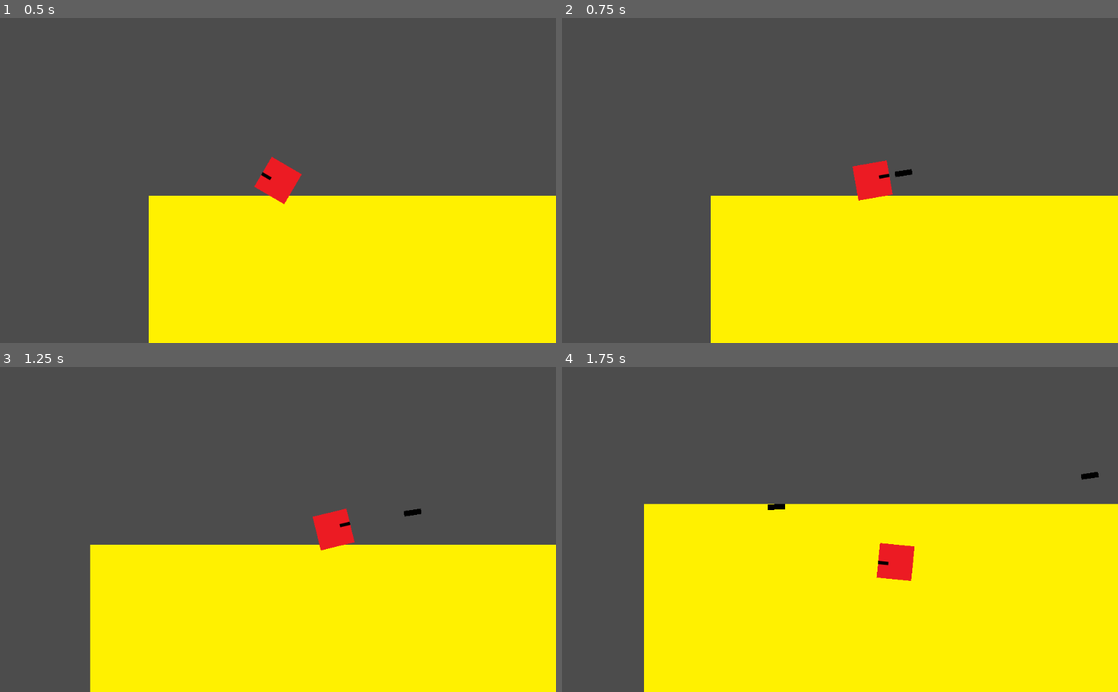
Above: before the commit, frames 1-4 (two rows, left to right).
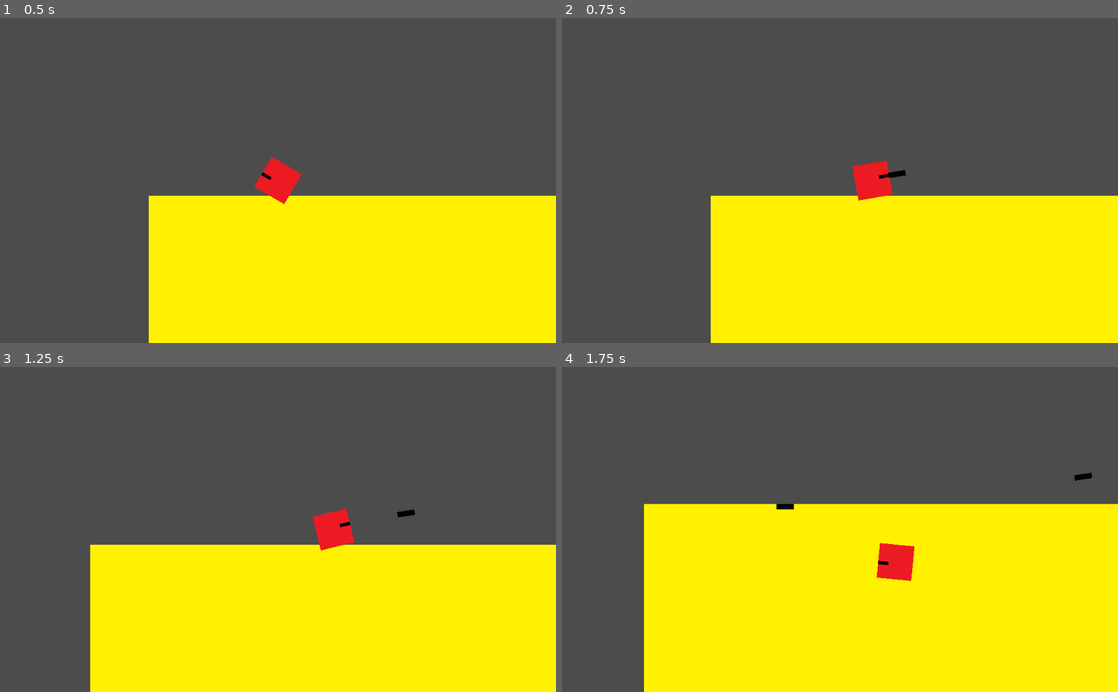
Above: after the commit, the same moments.

Repository: devmcclu/Project-FreeGUN
Game: Godot game, scene res://Main.tscn
Two runs of this game, one before a commit and one after it. Both use one fixed random seed, a clock stepped at 60 frames per second and the inputs below.
Inputs (mouse positions are in pixels of both pictures, inside the frame that each line leads up to):
- Up to frame 1 (0.5 s): no input
- Up to frame 2 (0.75 s): tap Enter at 0.5 s; move the mouse to (962, 164) at 0.52 s; hold D (player_move_right) from 0.53 s (still down); click (962, 164) at 0.6 s
- Up to frame 3 (1.25 s): keep holding D (player_move_right)
- Up to frame 4 (1.75 s): move the mouse to (728, 545) at 1.27 s; release D (player_move_right) at 1.28 s; hold S (player_move_down) from 1.28 s (still down); click (728, 545) at 1.35 s

Frame 1 is identical in both runs. In frame 2, less than 0.1% of the frame differs, in the area x 58-63%, y 46-50%; in frame 3, less than 0.1%; in frame 4, 0.1%, in the area x 37-97%, y 32-45%.

Commit message:
Redo bullet damage check variable

Diff:
--- a/Main.tscn
+++ b/Main.tscn
@@ -27,7 +27,6 @@
 
 [node name="player" type="RigidBody2D" parent="." index="1"]
 
-editor/display_folded = true
 input_pickable = false
 collision_layer = 1
 collision_mask = 1
@@ -89,15 +88,14 @@
 [node name="bullet_spawn" type="Sprite" parent="player" index="3"]
 
 visible = false
-position = Vector2( 48, 0 )
+position = Vector2( 28, 0 )
 rotation = 1.5708
 texture = ExtResource( 4 )
-_sections_unfolded = [ "Transform" ]
+_sections_unfolded = [ "Offset", "Transform" ]
 
-[node name="enemy" type="RigidBody2D" parent="." index="2" groups=[
-"enemy",
-]]
+[node name="enemy" type="RigidBody2D" parent="." index="2"]
 
+editor/display_folded = true
 position = Vector2( 713.168, 278.921 )
 input_pickable = false
 collision_layer = 1
--- a/Player.gd
+++ b/Player.gd
@@ -27,6 +27,8 @@
 		newBullet.position = $"bullet_spawn".global_position
 		newBullet.rotation = self.rotation
 		newBullet.linear_velocity = Vector2(cos(self.rotation)*500, sin(self.rotation)*500)
+		newBullet.parent = self
+		print(newBullet.parent)
 
 	if move_up:
 		self.position.y -= 5
--- a/bullet.gd
+++ b/bullet.gd
@@ -3,6 +3,8 @@
 # class member variables go here, for example:
 # var a = 2
 # var b = "textvar"
+
+var parent
 
 func _ready():
 	# Called every time the node is added to the scene.
@@ -16,7 +18,7 @@
 
 
 func _on_bullet_body_entered(body):
-	if body.is_in_group("enemy"):
+	if self.parent != body:
 		body.health -= 1
 		print(body.health)
 		self.queue_free()
